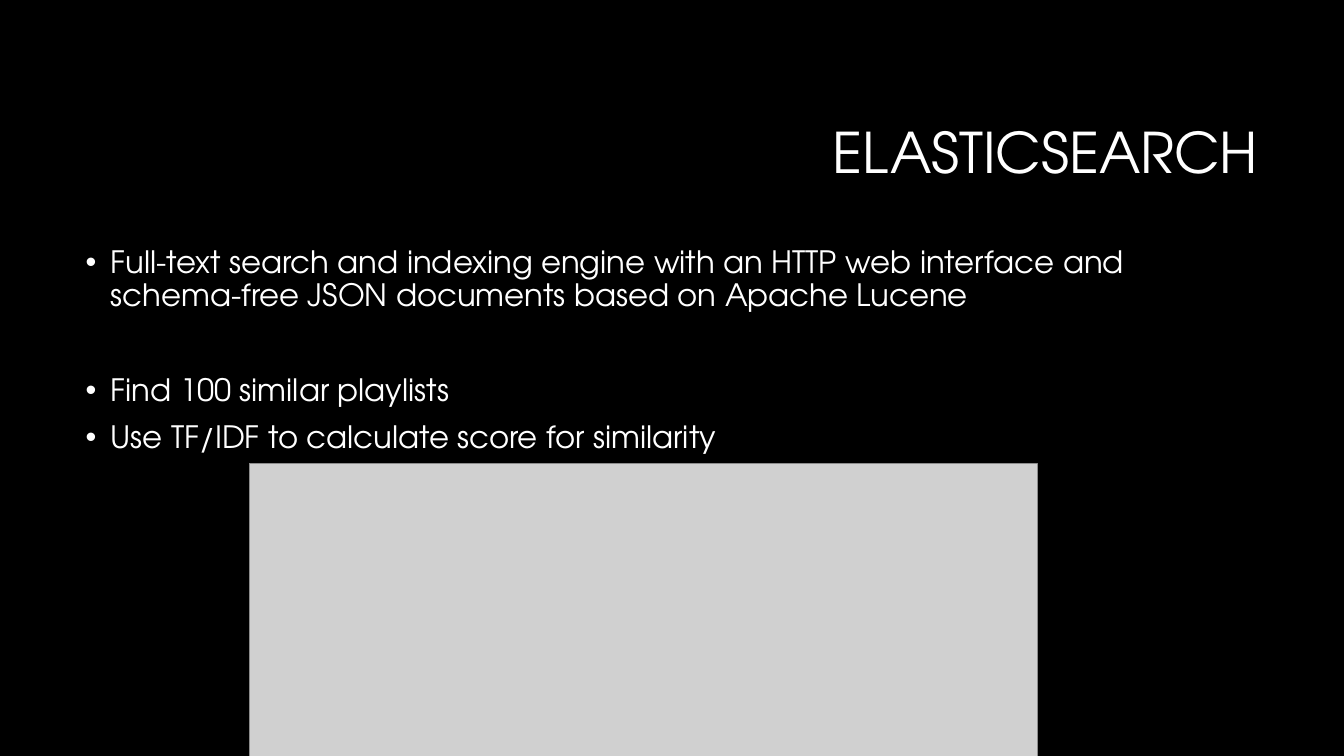
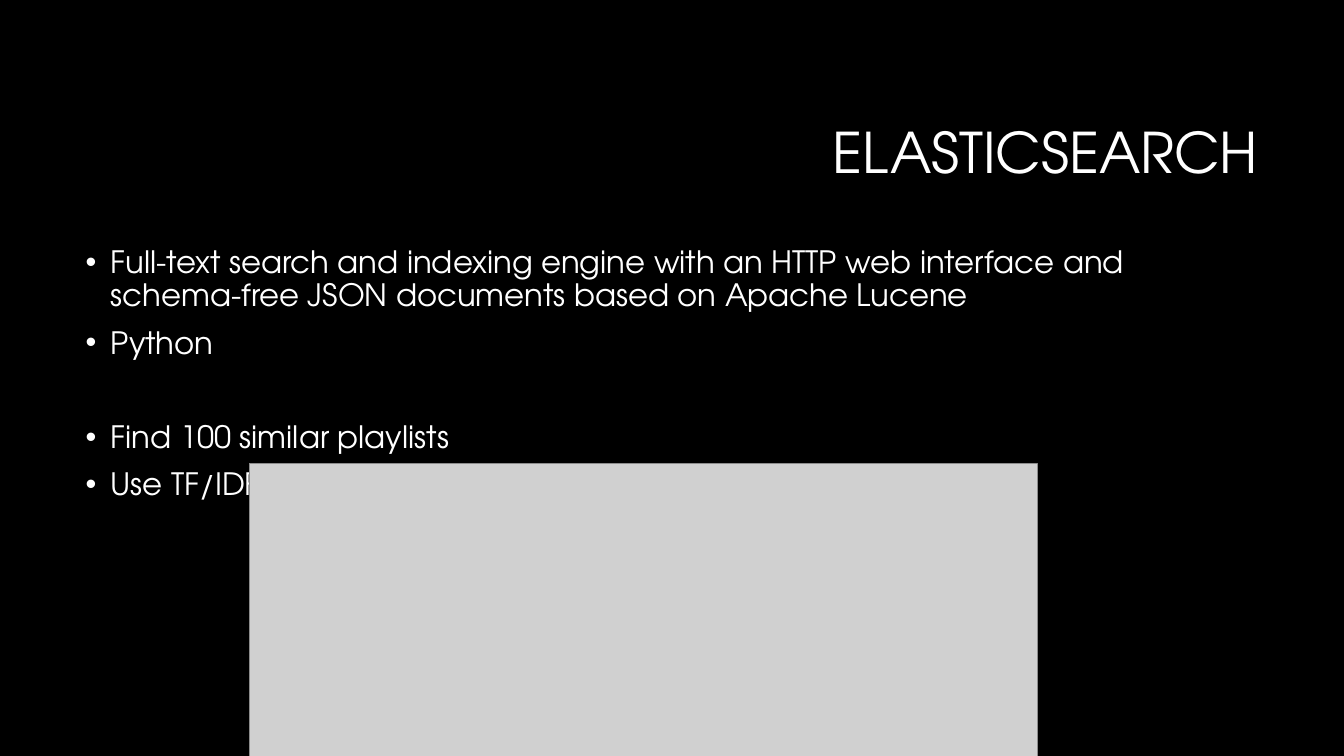
Before and after one commit to spica29/Recommender-system, a slide deck: slide 6 of Recommender system.pptx. Drawn at 1344x756 pixels with LibreOffice and Linux fonts; fonts in the diff are those of the drawing; grey boxes stand for pictures; background and template pictures are left out. Boxes give left, top, right and bottom in pixels: in the first picture for what was removed or moved away, otherwise in the second. Text is boxed around its words. In the diff, an @@ line names an element or a change of style, - is before the commit and + after.

```diff
--- a/Recommender system.pptx
+++ b/Recommender system.pptx
@@ text at (111, 331, 214, 360): paragraph added @@
+• Python
```
Also in this commit, not shown: 2 other slides changed, 1 slide added, 1 slide removed, 12 other files.
